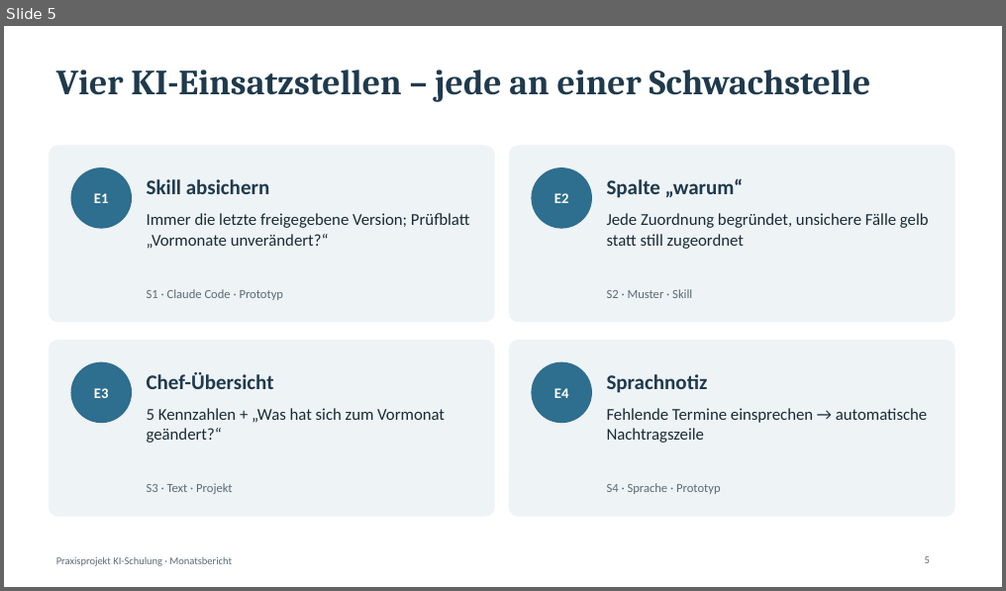
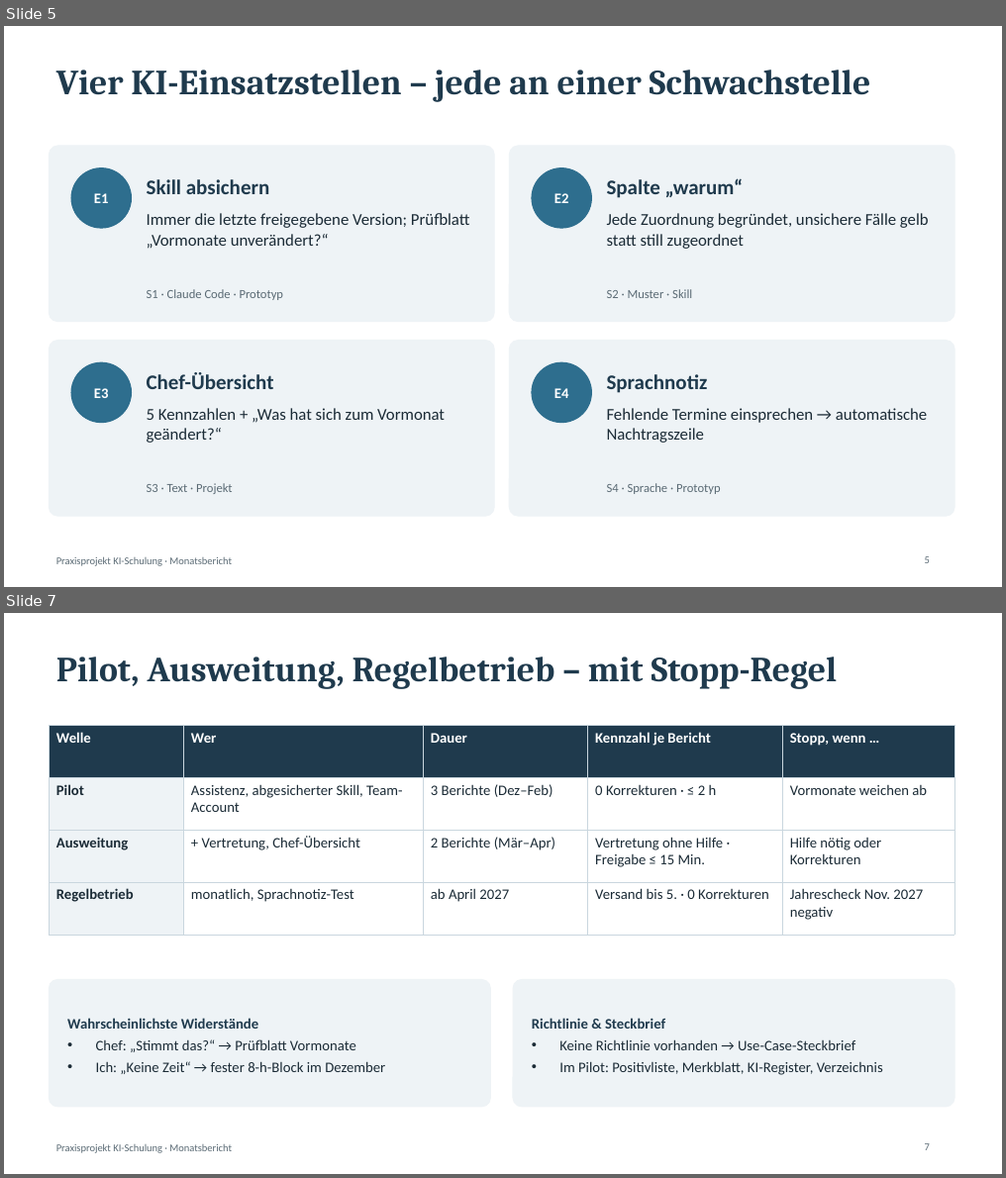
Before and after one commit to jenny9876781/Ablage-, a slide deck: ki-wiki/abgabe/Praxisprojekt_Kurzpraesentation.pptx. Shown one above the other, each under a label of ours: slide 5 before the commit, slides 5 and 7 after it; the slides between them are not shown. The pictures are 1006x591 and 1006x1178 pixels, drawn with LibreOffice and Linux fonts; fonts in the diff are those of the drawing. Boxes give left, top, right and bottom in pixels: in the first picture for what was removed or moved away, otherwise in the second. Text is boxed around its words. In the diff, an @@ line names an element or a change of style, - is before the commit and + after.

```diff
--- a/ki-wiki/abgabe/Praxisprojekt_Kurzpraesentation.pptx
+++ b/ki-wiki/abgabe/Praxisprojekt_Kurzpraesentation.pptx
@@ slide 7 added at bbox=[4, 613, 1002, 1174], background #FFFFFF; not listed: 1 template element that a slide beside it also shows @@
@@ title added at bbox=[56, 657, 838, 689], 34 pt, text #1F3A4D, bold @@
+Pilot, Ausweitung, Regelbetrieb – mit Stopp-Regel
@@ table added at bbox=[49, 725, 954, 924], 4 rows, 5 columns @@
+Welle | Wer | Dauer | Kennzahl je Bericht | Stopp, wenn …
+Pilot | Assistenz, abgesicherter Skill, Team-Account | 3 Berichte (Dez–Feb) | 0 Korrekturen · ≤ 2 h | Vormonate weichen ab
+Ausweitung | + Vertretung, Chef-Übersicht | 2 Berichte (Mär–Apr) | Vertretung ohne Hilfe · Freigabe ≤ 15 Min. | Hilfe nötig oder Korrekturen
+Regelbetrieb | monatlich, Sprachnotiz-Test | ab April 2027 | Versand bis 5. · 0 Korrekturen | Jahrescheck Nov. 2027 negativ
@@ rounded rectangle added at bbox=[49, 980, 491, 1107], fill #EEF3F6, outline #EEF3F6 1 pt @@
@@ rounded rectangle added at bbox=[513, 980, 954, 1107], fill #EEF3F6, outline #EEF3F6 1 pt @@
@@ text added at bbox=[67, 1018, 385, 1074], 14 pt, text #1B2B36 @@
+Wahrscheinlichste Widerstände
+• Chef: „Stimmt das?“ → Prüfblatt Vormonate
+• Ich: „Keine Zeit“ → fester 8-h-Block im Dezember
@@ text added at bbox=[532, 1018, 883, 1075], 14 pt, text #1B2B36 @@
+Richtlinie & Steckbrief
+• Keine Richtlinie vorhanden → Use-Case-Steckbrief
+• Im Pilot: Positivliste, Merkblatt, KI-Register, Verzeichnis
@@ page number added at bbox=[925, 1144, 930, 1151], 10 pt, text #5B6B75 @@
+7
```
Also in this commit, not shown: 3 slides changed, 1 slide removed, 9 other files.
